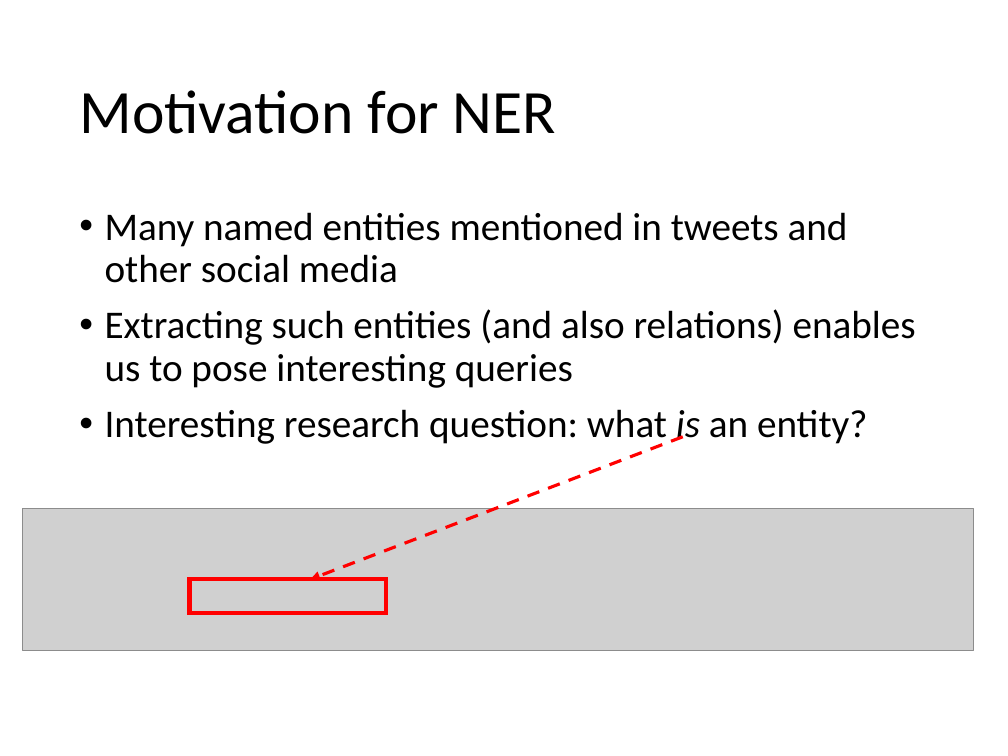
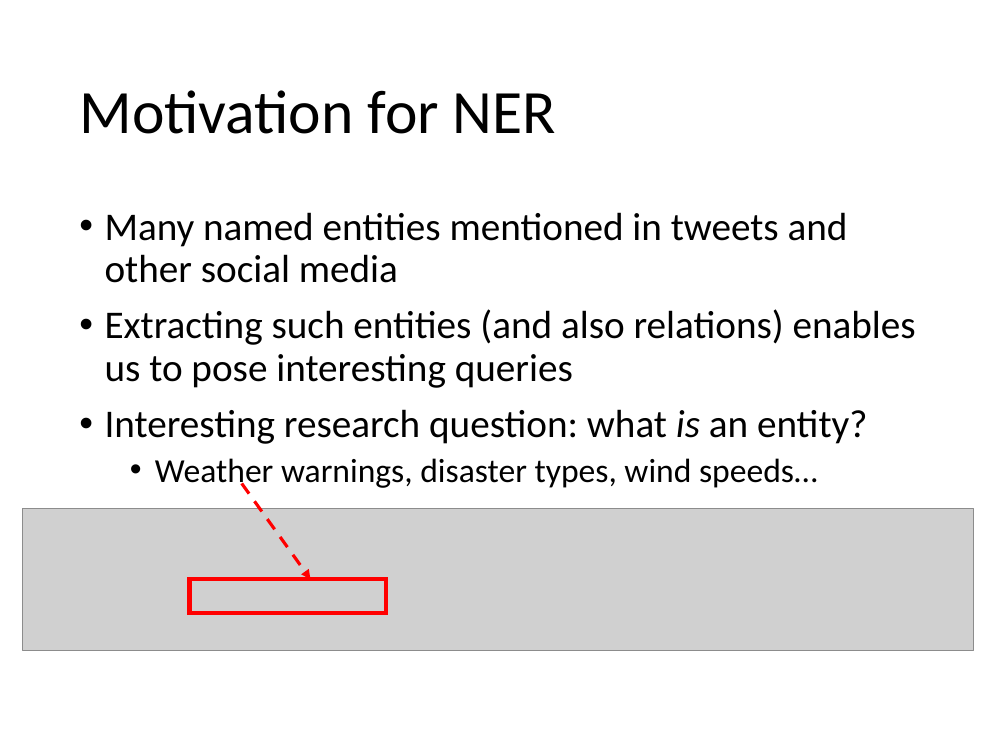
Before and after one commit to evhart/smasac-tutorial, a slide deck: slide 8 of slides/pptx/3-entity-extraction.pptx (slide 7 before the commit). Drawn at 1008x756 pixels with LibreOffice and Linux fonts; fonts in the diff are those of the drawing; grey boxes stand for pictures. Boxes give left, top, right and bottom in pixels: in the first picture for what was removed or moved away, otherwise in the second. Text is boxed around its words. In the diff, an @@ line names an element or a change of style, - is before the commit and + after.

```diff
--- a/slides/pptx/3-entity-extraction.pptx
+++ b/slides/pptx/3-entity-extraction.pptx
@@ text at bbox=[155, 458, 818, 490]: paragraph added @@
+  • Weather warnings, disaster types, wind speeds…
@@ arrow moved from (682, 436) - (310, 580) to (242, 484) - (310, 580) @@
```
Also in this commit, not shown: 11 other slides changed, 2 slides added.
